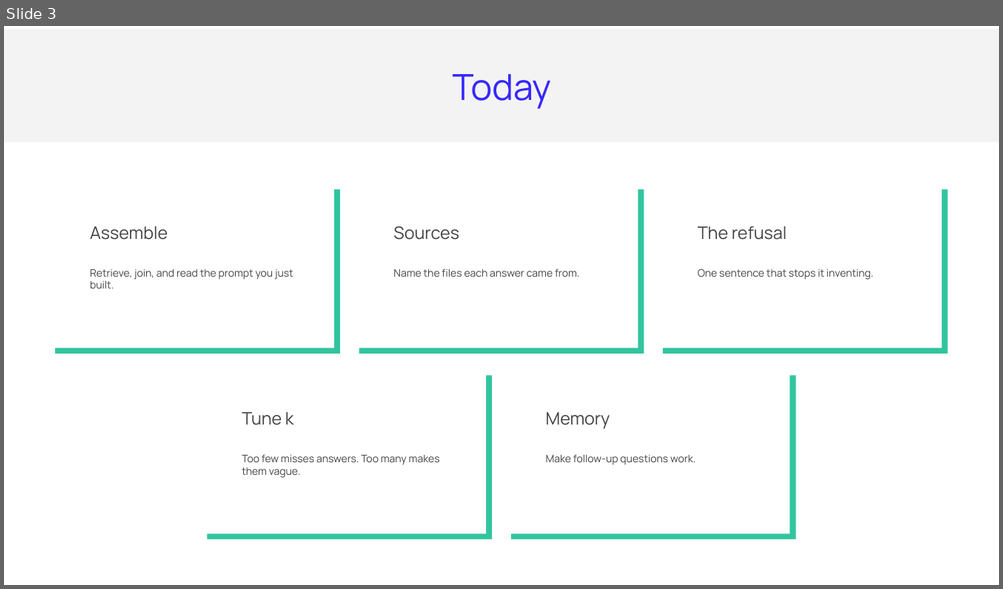
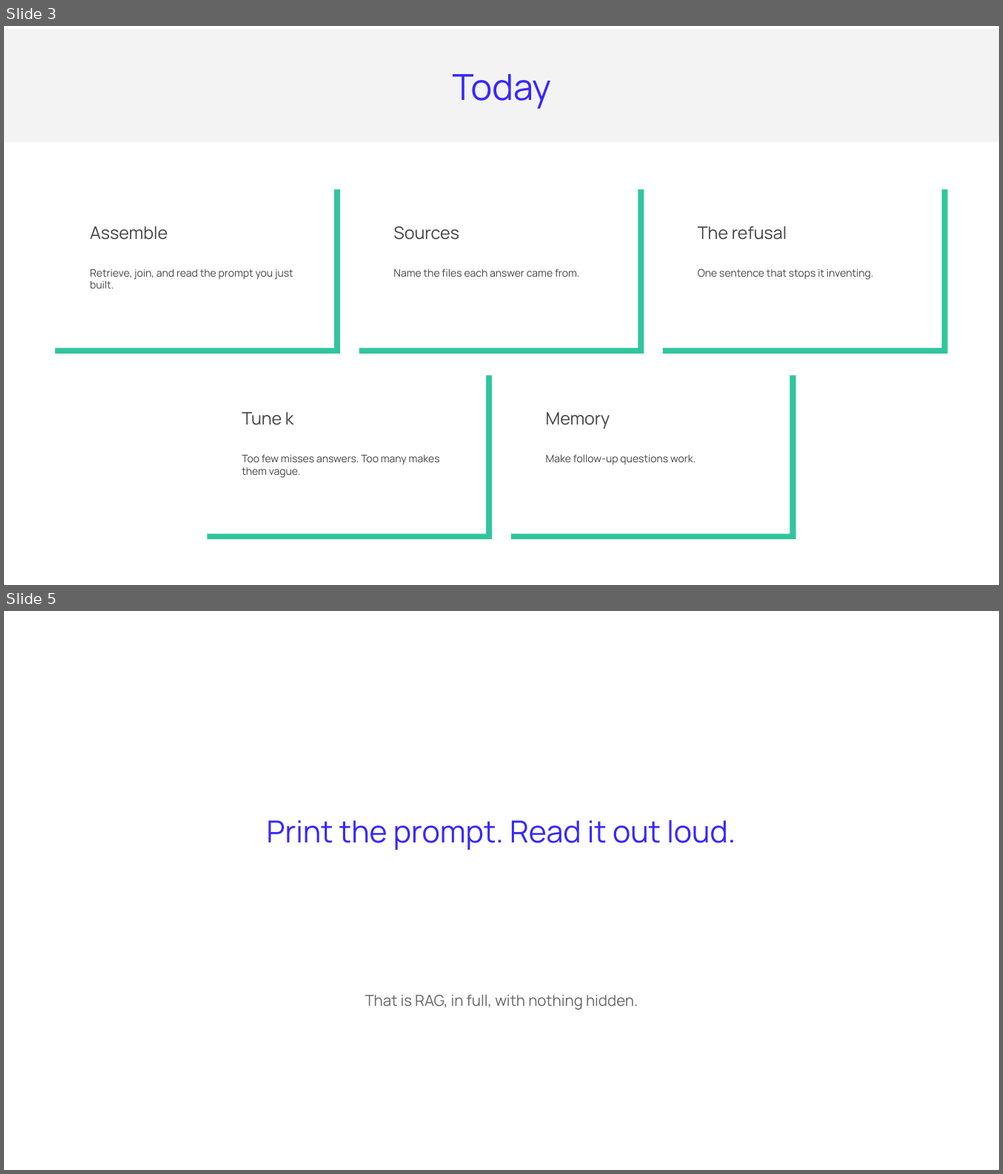
Before and after one commit to ArtyoMKo/tumo_month_workshop, a slide deck: slides/Lesson 5 - Building the RAG Assistant.pptx. Shown one above the other, each under a label of ours: slide 3 before the commit, slides 3 and 5 after it; the slides between them are not shown. The pictures are 1003x589 and 1003x1174 pixels, drawn with LibreOffice and Linux fonts; fonts in the diff are those of the drawing. Boxes give left, top, right and bottom in pixels: in the first picture for what was removed or moved away, otherwise in the second. Text is boxed around its words. In the diff, an @@ line names an element or a change of style, - is before the commit and + after.

```diff
--- a/slides/Lesson 5 - Building the RAG Assistant.pptx
+++ b/slides/Lesson 5 - Building the RAG Assistant.pptx
@@ slide 5 added at (x1=4, y1=611, x2=999, y2=1170), background #FFFFFF @@
@@ text added at (x1=267, y1=820, x2=735, y2=850), 44 pt, text #3627FC @@
+Print the prompt. Read it out loud.
@@ text added at (x1=365, y1=995, x2=637, y2=1010), 22 pt, text #666666 @@
+That is RAG, in full, with nothing hidden.
```
Also in this commit, not shown: 4 other slides added, 1 slide removed, 9 other files.
